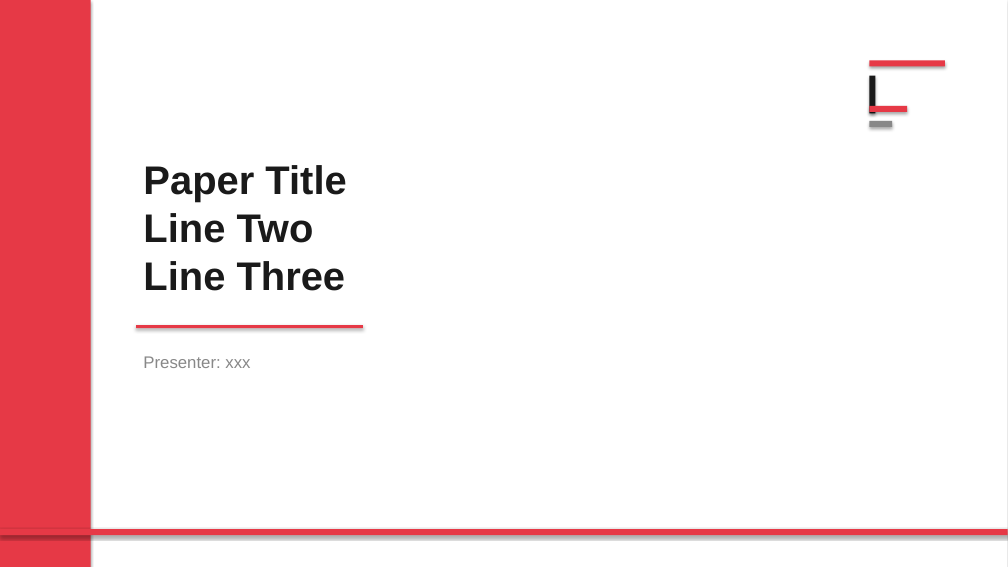
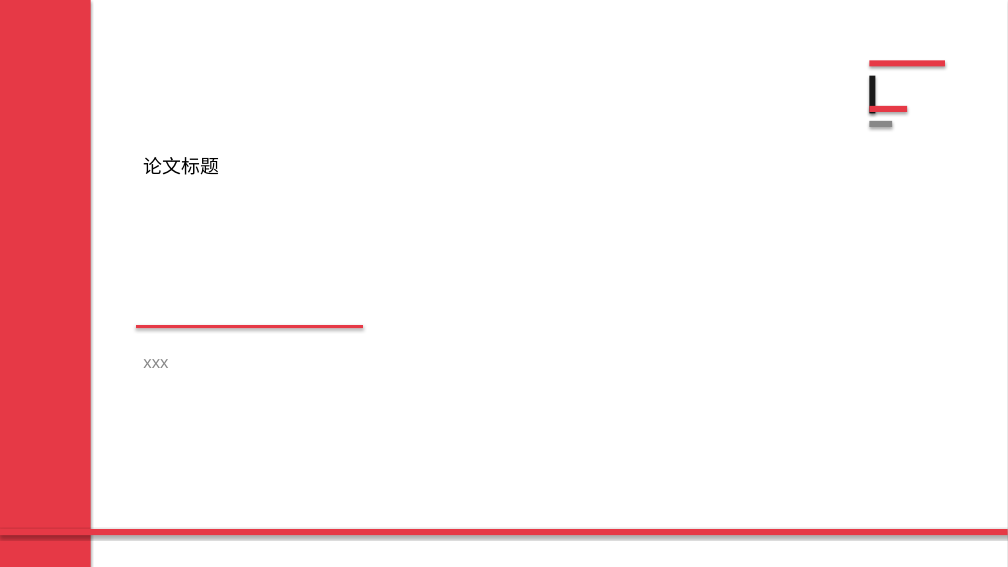
Before and after one commit to moonstarWng/PaperDeck, a slide deck: slide 1 of demo/demo2/template.pptx. Drawn at 1008x567 pixels with LibreOffice and Linux fonts; fonts in the diff are those of the drawing. Boxes give left, top, right and bottom in pixels: in the first picture for what was removed or moved away, otherwise in the second. Text is boxed around its words. In the diff, an @@ line names an element or a change of style, - is before the commit and + after.

```diff
--- a/demo/demo2/template.pptx
+++ b/demo/demo2/template.pptx
@@ text at box(143, 157, 219, 175): text changed; size 38 to 18 pt; font Arial to Calibri; text colour #1A1A1A to #000000; bold off @@
-Paper Title
-Line Two
-Line Three
+论文标题
@@ text at box(143, 359, 168, 368): text changed @@
-Presenter: xxx
+xxx
```
Also in this commit, not shown: 2 other slides changed, 4 slides removed, 4 other files.
